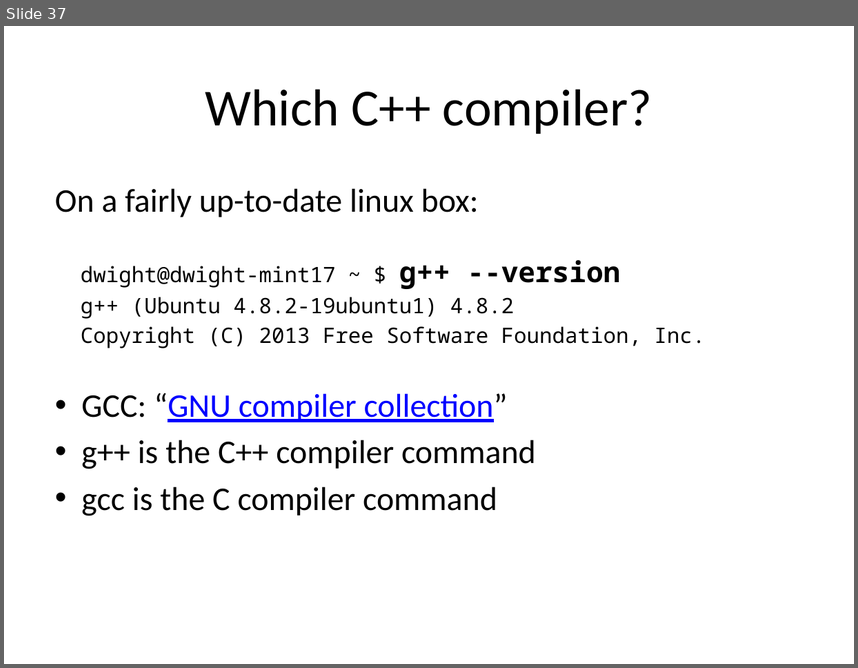
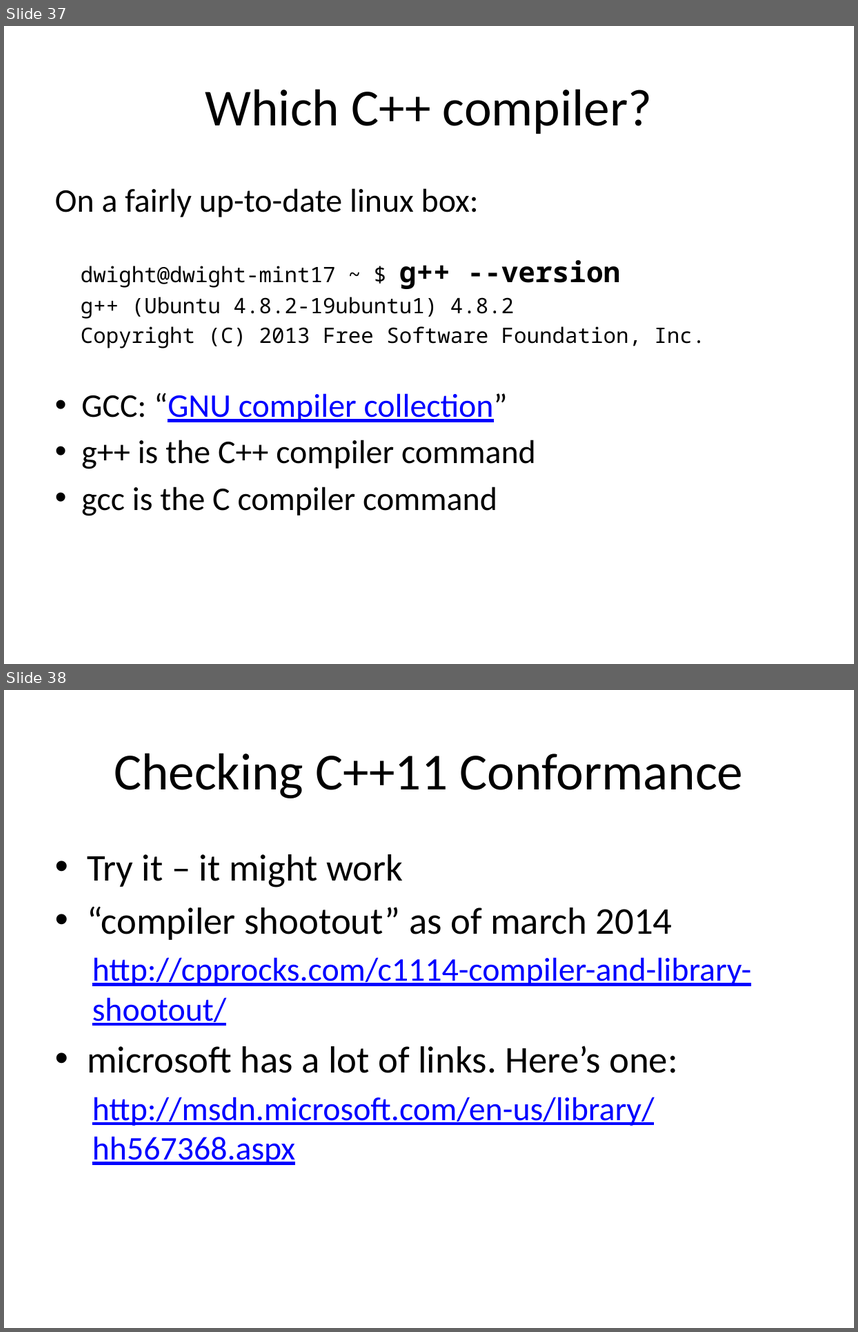
Before and after one commit to fellmad/FunWithCpp11, a slide deck: doc/Fun_with_C++11.pptx. Shown one above the other, each under a label of ours: slide 37 before the commit, slides 37 and 38 after it. The pictures are 858x668 and 858x1332 pixels, drawn with LibreOffice and Linux fonts; fonts in the diff are those of the drawing. Boxes give left, top, right and bottom in pixels: in the first picture for what was removed or moved away, otherwise in the second. Text is boxed around its words. In the diff, an @@ line names an element or a change of style, - is before the commit and + after.

```diff
--- a/doc/Fun_with_C++11.pptx
+++ b/doc/Fun_with_C++11.pptx
@@ slide 38 added at (4, 690, 854, 1328), background #FFFFFF @@
@@ title added at (114, 753, 743, 798), 44 pt, text #000000 @@
+Checking C++11 Conformance
@@ text added at (87, 854, 751, 1165), 28 pt, text #0000FF, underline @@
+• Try it – it might work
+• “compiler shootout” as of march 2014
+  http://cpprocks.com/c1114-compiler-and-library-shootout/
+• microsoft has a lot of links. Here’s one:
+  http://msdn.microsoft.com/en-us/library/hh567368.aspx
```
Also in this commit, not shown: 1 slide changed, 4 other files.
